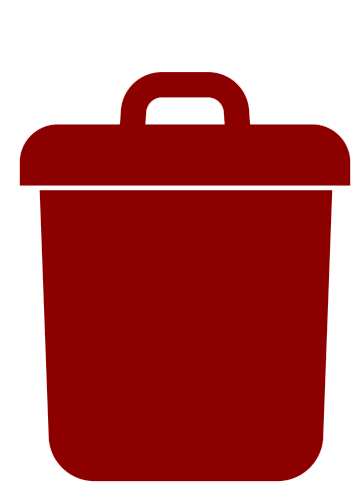
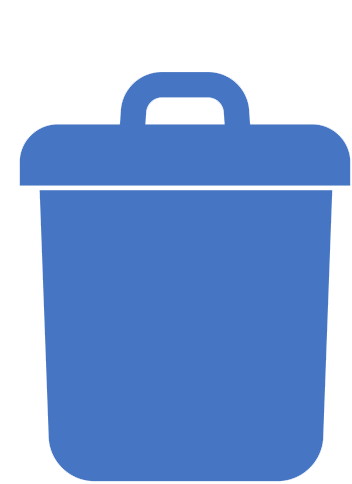
Revision of a layered 352 x 484 image; what changed, layer by layer:
added layer "Closed Blue" above "Closed Red" over 19, 72, 351, 482
renamed "Layer 7" to "Closed Red", hid it over 19, 72, 351, 482
